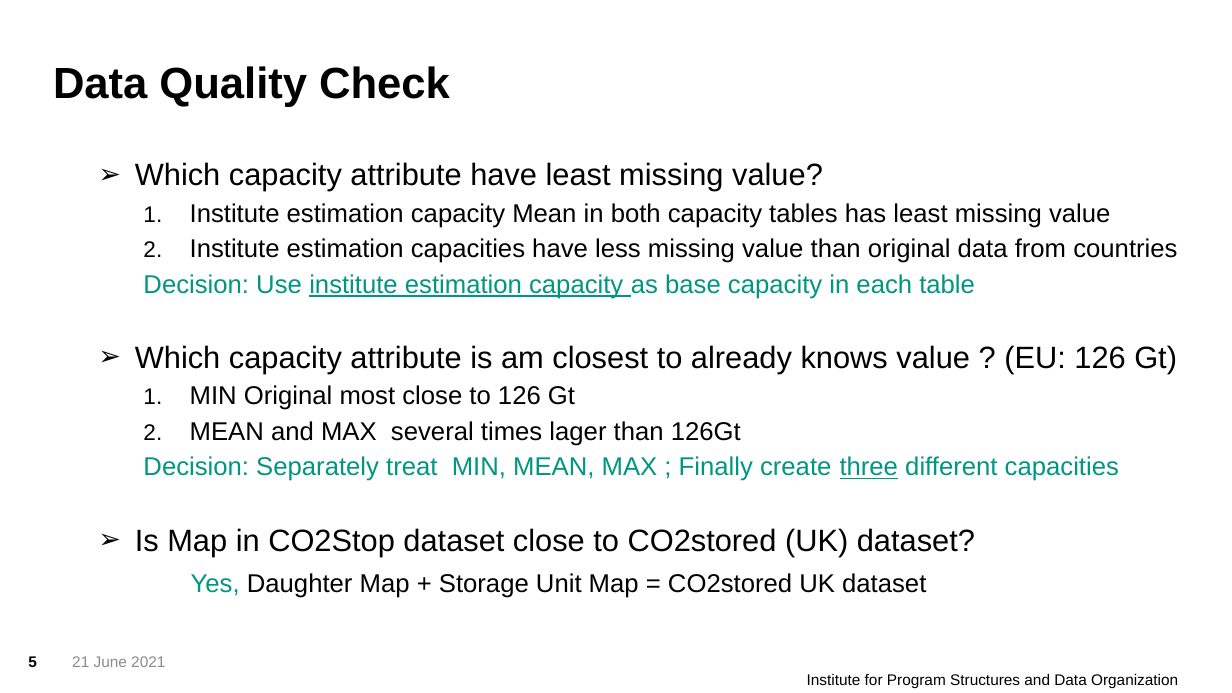
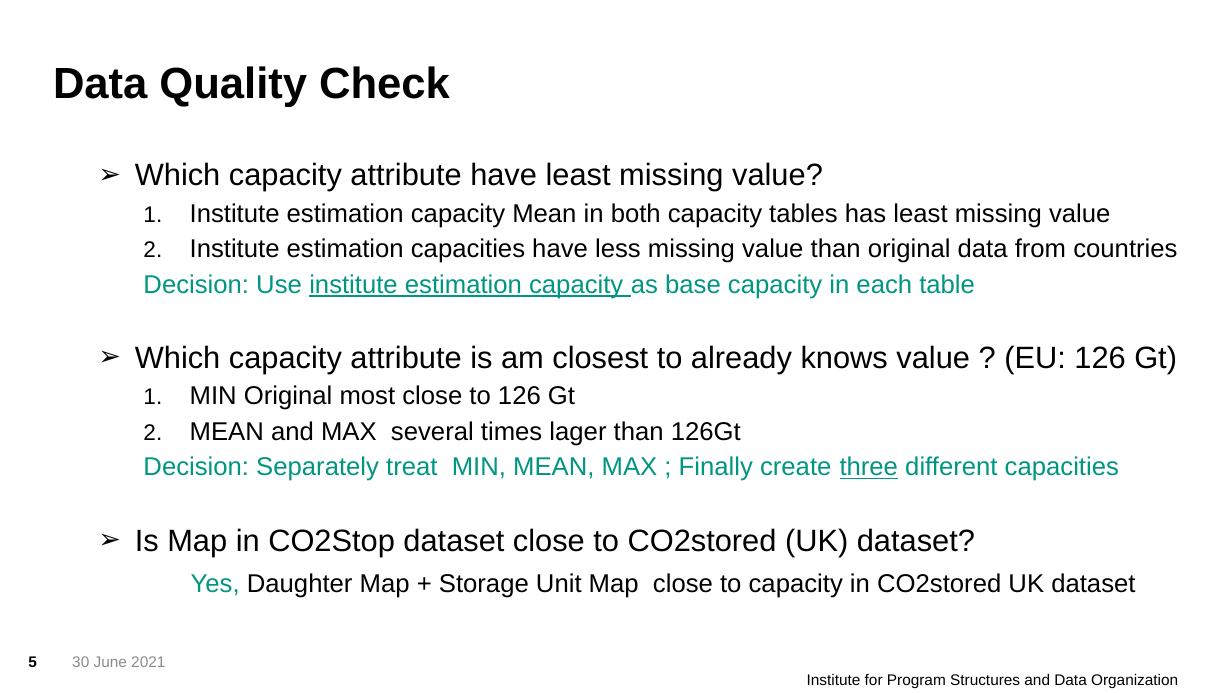
Before and after one commit to ericzhou571/Co2Storage, a slide deck: slide 5 of CO2Storage.pptx. Drawn at 1232x693 pixels with LibreOffice and Linux fonts; fonts in the diff are those of the drawing; background and template pictures are left out. Boxes give left, top, right and bottom in pixels: in the first picture for what was removed or moved away, otherwise in the second. Text is boxed around its words. In the diff, an @@ line names an element or a change of style, - is before the commit and + after.

```diff
--- a/CO2Storage.pptx
+++ b/CO2Storage.pptx
@@ text at (191,573,1135,598): text changed @@
-  Yes, Daughter Map + Storage Unit Map = CO2stored UK dataset
+  Yes, Daughter Map + Storage Unit Map close to capacity in CO2stored UK dataset
@@ text at (72,656,165,667): text changed @@
-21 June 2021
+30 June 2021
```
Also in this commit, not shown: 6 other slides changed, 2 slides removed, 44 other files.
